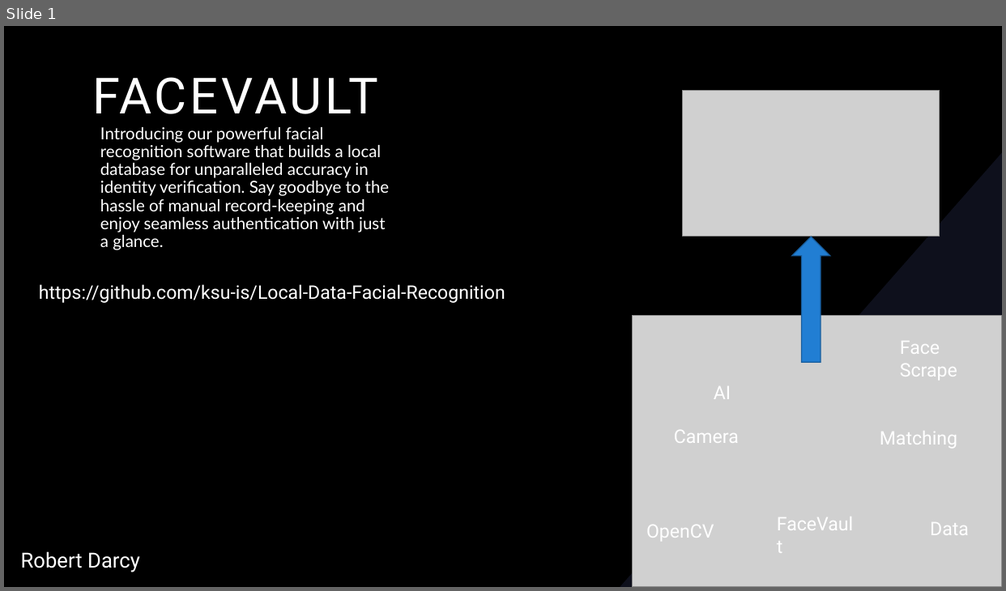
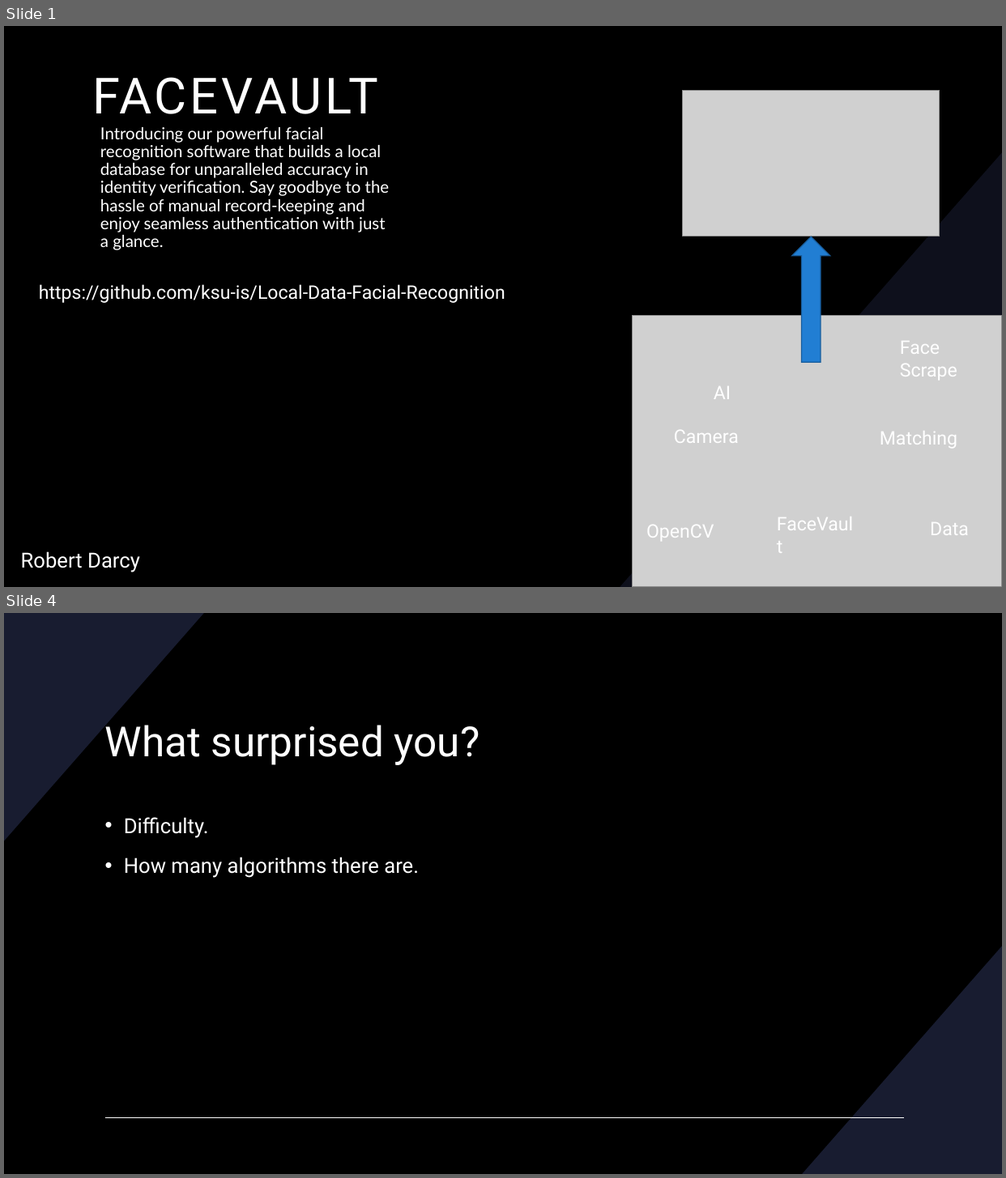
Before and after one commit to ksu-is/Local-Data-Facial-Recognition, a slide deck: FaceVault.pptx. Shown one above the other, each under a label of ours: slide 1 before the commit, slides 1 and 4 after it; the slides between them are not shown. The pictures are 1006x591 and 1006x1178 pixels, drawn with LibreOffice and Linux fonts; fonts in the diff are those of the drawing; grey boxes stand for pictures; background and template pictures are left out. Boxes give left, top, right and bottom in pixels: in the first picture for what was removed or moved away, otherwise in the second. Text is boxed around its words. In the diff, an @@ line names an element or a change of style, - is before the commit and + after.

```diff
--- a/FaceVault.pptx
+++ b/FaceVault.pptx
@@ slide 4 added at (4,613,1002,1174), background #000000 @@
@@ freeform shape added at (4,613,204,841), fill #181C30 @@
@@ title added at (105,718,480,765), 40 pt, text #FFFFFF @@
+What surprised you?
@@ text added at (124,817,419,878), 20 pt, text #FFFFFF @@
+• Difficulty.
+• How many algorithms there are.
@@ freeform shape added at (802,946,1002,1174), fill #181C30 @@
@@ line added from (105, 1118) to (904, 1118), #FFFFFF 1 pt @@
```
Also in this commit, not shown: 8 other slides added.
